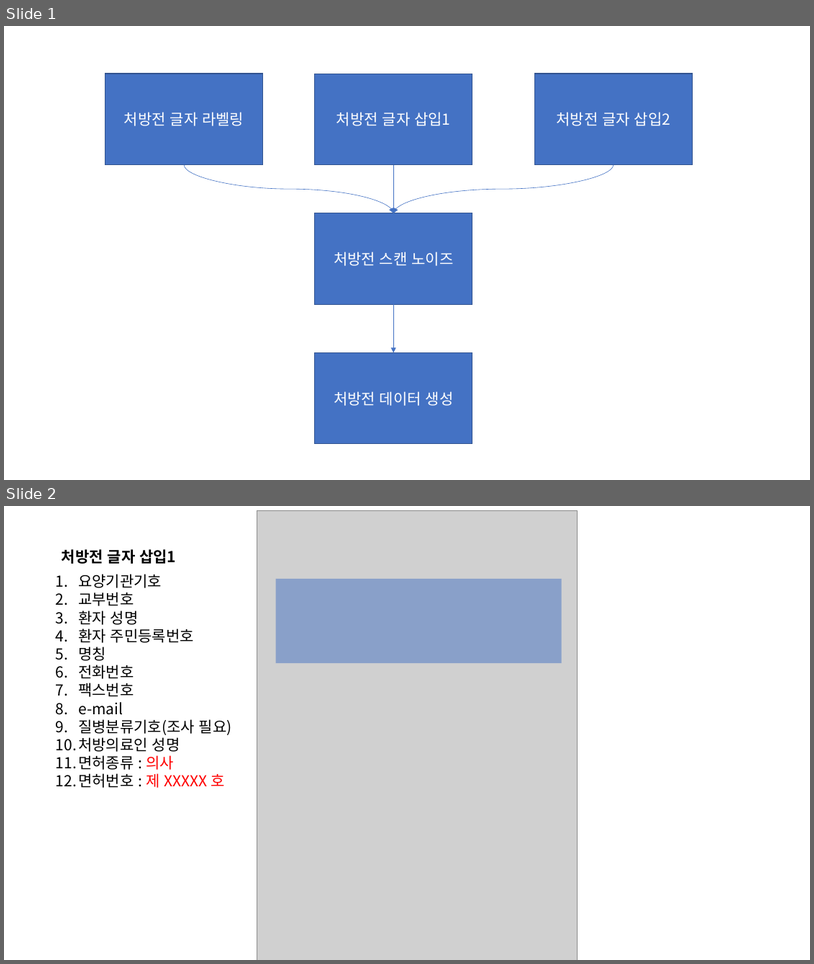
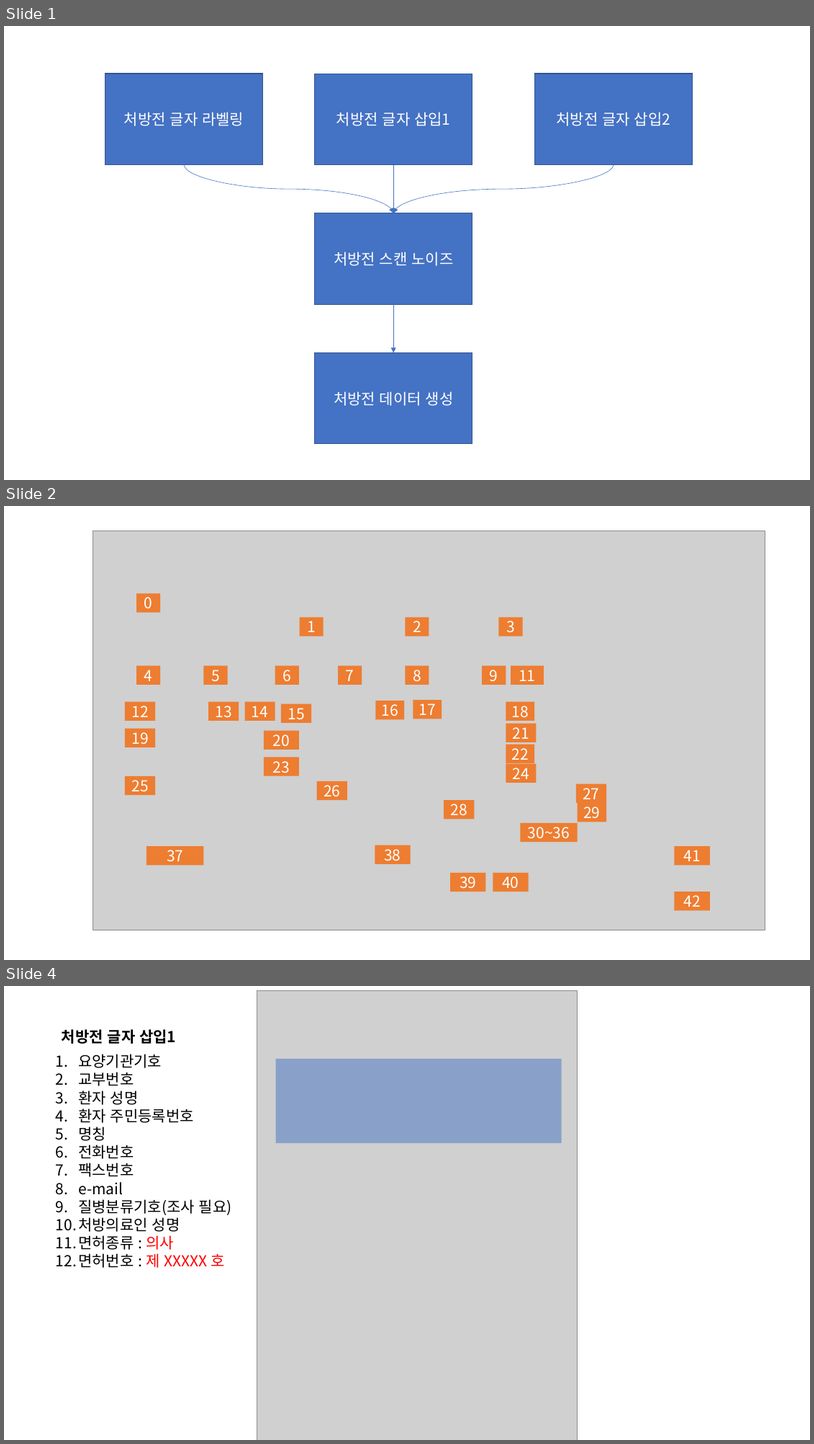
Before and after one commit to GoX2Maker/YearDeam_MAKE, a slide deck: 1.data/2.documents/OCR 처방전 전체흐름.pptx. Shown one above the other, each under a label of ours: slides 1 and 2 before the commit, slides 1, 2 and 4 after it; the slides between them are not shown. The pictures are 814x964 and 814x1444 pixels, drawn with LibreOffice and Linux fonts; fonts in the diff are those of the drawing; grey boxes stand for pictures. Boxes give left, top, right and bottom in pixels: in the first picture for what was removed or moved away, otherwise in the second. Text is boxed around its words. In the diff, an @@ line names an element or a change of style, - is before the commit and + after.

```diff
--- a/1.data/2.documents/OCR 처방전 전체흐름.pptx
+++ b/1.data/2.documents/OCR 처방전 전체흐름.pptx
@@ slide 2 added at (x1=4, y1=506, x2=810, y2=960), background #FFFFFF @@
@@ group added at (x1=93, y1=530, x2=765, y2=930): 36 rectangles, 1 picture @@
+0
+1
+2
+3
+4
+5
+6
+7
+8
+9
+11
+12
+13
+14
+15
+16
+17
+18
+21
+22
+24
+19
+20
+23
+25
+26
+27
+28
+29
+30~36
+37
+38
+39
+40
+41
+42
@@ what was slide 2 is now slide 4 @@
```
Also in this commit, not shown: 1 other slide added, 5 other files.
